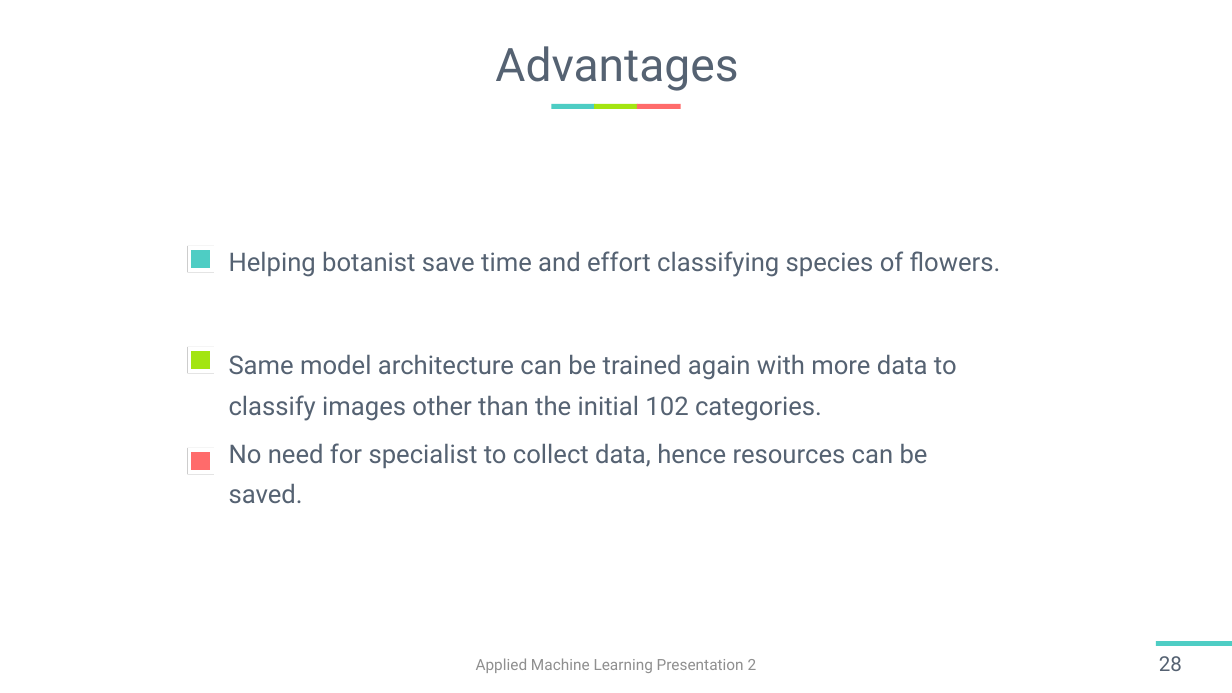
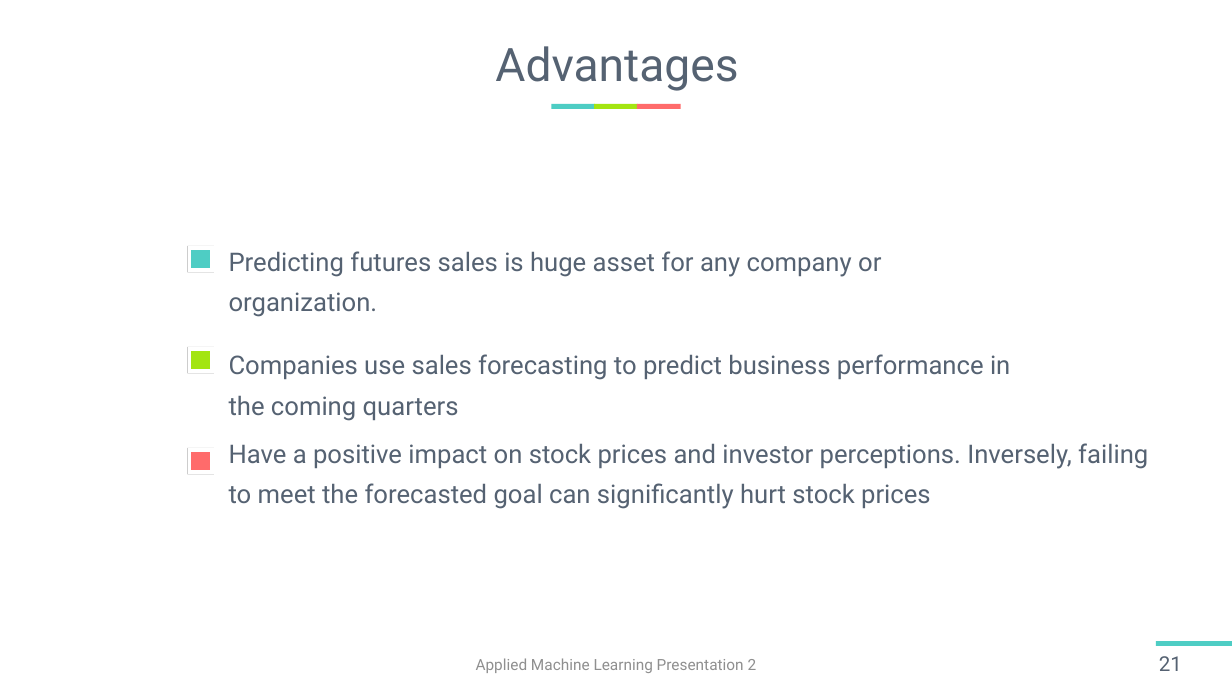
Before and after one commit to harshitsinghai77/garden-nerd-flower-recognition-data-science-competition, a slide deck: slide 21 of Team02_HarshitSinghai_147_0910_B2B5.pptx (slide 28 before the commit). Drawn at 1232x693 pixels with LibreOffice and Linux fonts; fonts in the diff are those of the drawing. Boxes give left, top, right and bottom in pixels: in the first picture for what was removed or moved away, otherwise in the second. Text is boxed around its words. In the diff, an @@ line names an element or a change of style, - is before the commit and + after.

```diff
--- a/Team02_HarshitSinghai_147_0910_B2B5.pptx
+++ b/Team02_HarshitSinghai_147_0910_B2B5.pptx
@@ text at bbox=[229, 251, 881, 317]: text changed @@
-Helping botanist save time and effort classifying species of flowers.
+Predicting futures sales is huge asset for any company or organization.
@@ text at bbox=[229, 354, 1010, 421]: text changed @@
-Same model architecture can be trained again with more data to classify images other than the initial 102 categories.
+Companies use sales forecasting to predict business performance in the coming quarters
@@ text at bbox=[229, 443, 1148, 509]: text changed @@
-No need for specialist to collect data, hence resources can be saved.
+Have a positive impact on stock prices and investor perceptions. Inversely, failing to meet the forecasted goal can significantly hurt stock prices
@@ page number at bbox=[1159, 656, 1182, 671]: text changed @@
-28
+21
```
Also in this commit, not shown: 7 other slides changed, 3 slides added, 10 slides removed.
